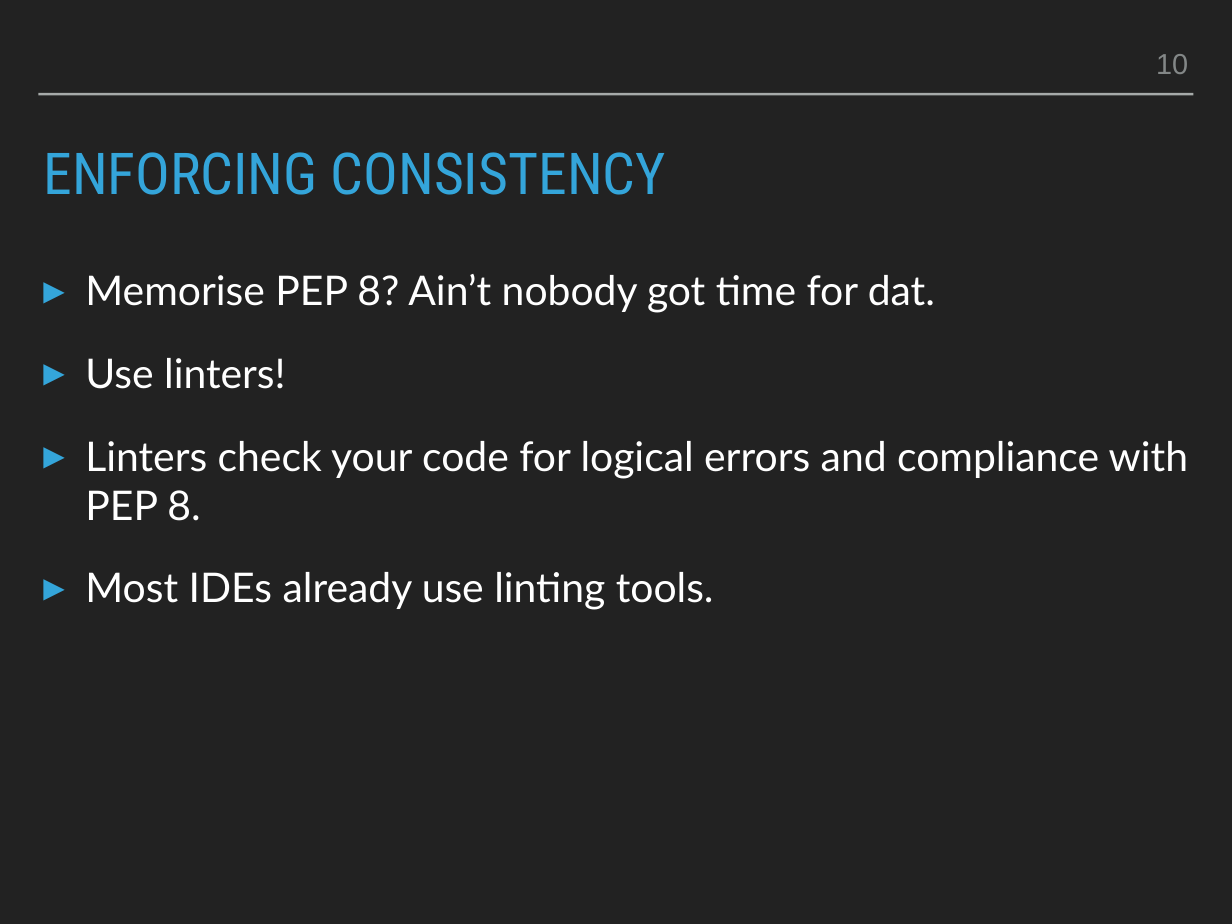
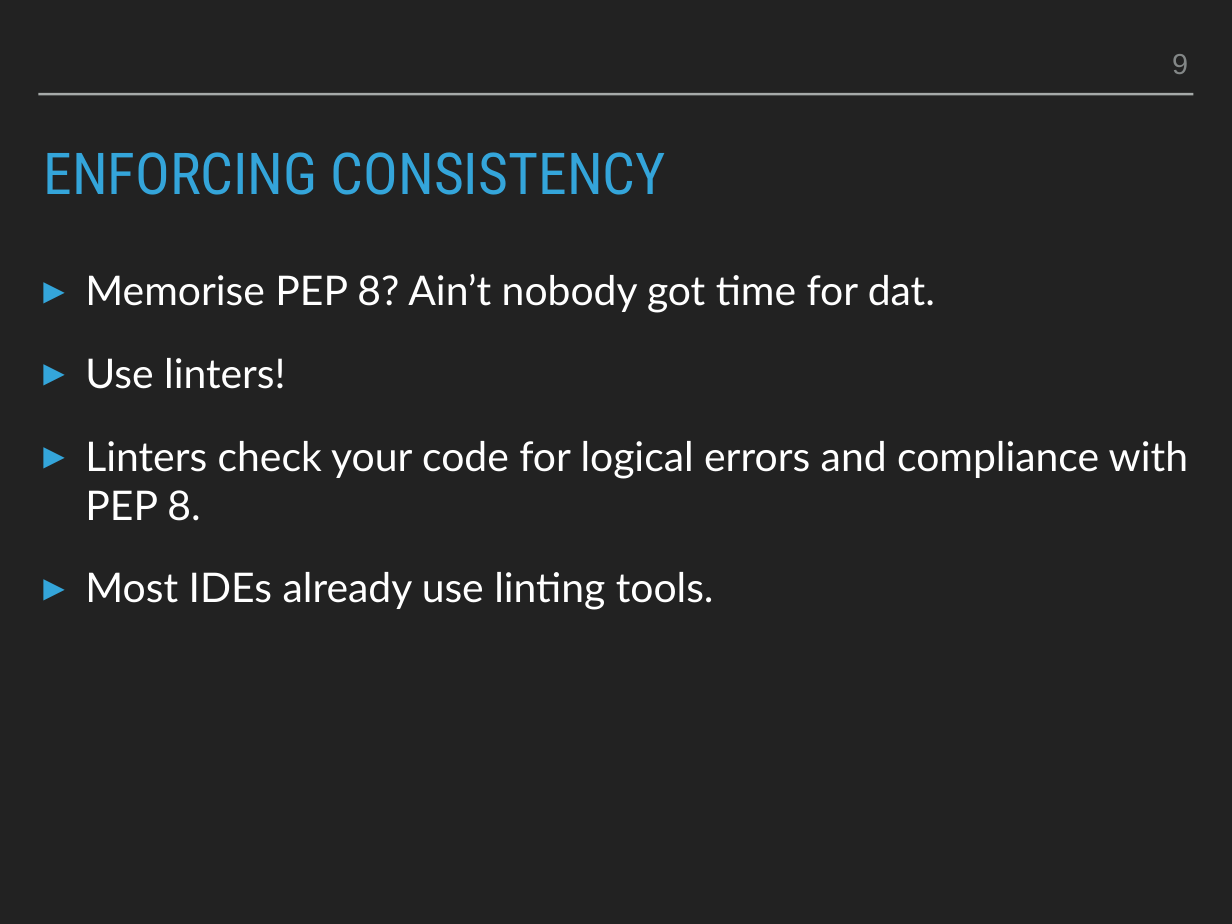
Before and after one commit to smu095/presentations, a slide deck: slide 9 of python101/slides/python101.pptx (slide 10 before the commit). Drawn at 1232x924 pixels with LibreOffice and Linux fonts; fonts in the diff are those of the drawing. Boxes give left, top, right and bottom in pixels: in the first picture for what was removed or moved away, otherwise in the second. Text is boxed around its words. In the diff, an @@ line names an element or a change of style, - is before the commit and + after.

```diff
--- a/python101/slides/python101.pptx
+++ b/python101/slides/python101.pptx
@@ page number removed at [1156,54,1188,74] @@
-10
@@ page number added at [1172,54,1188,74], 24 pt, text #838787 @@
+9
```
Also in this commit, not shown: 7 other slides changed, 2 slides added, 3 slides removed, 1 other file.
